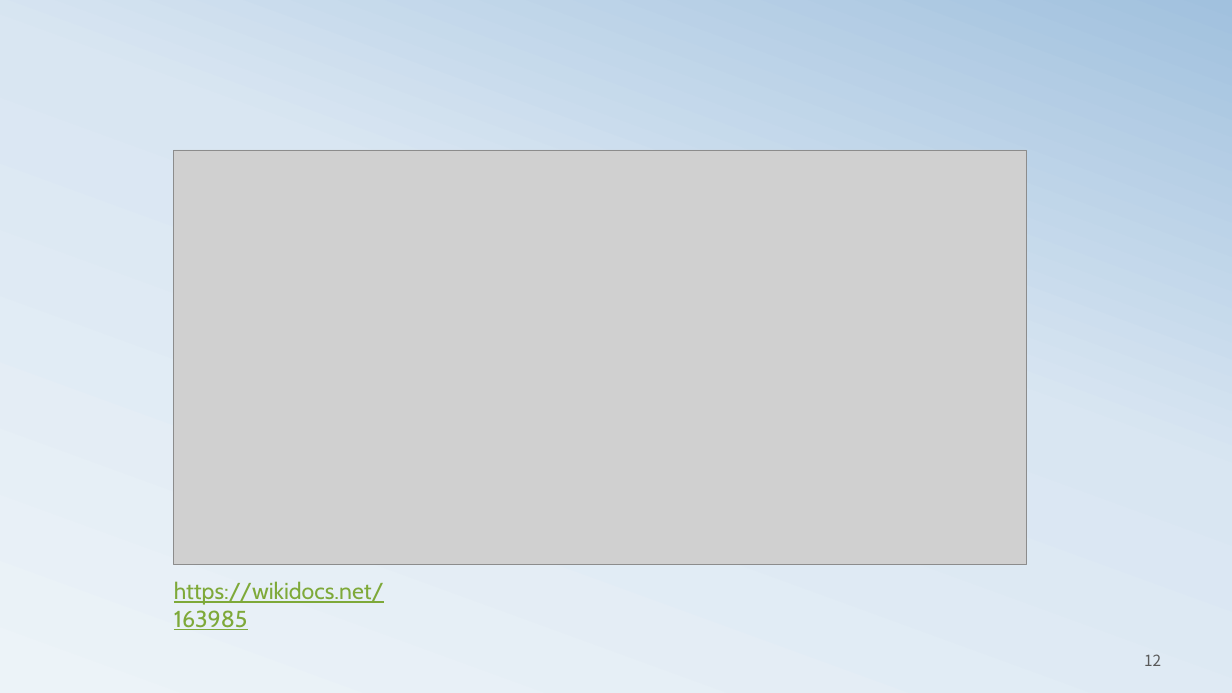
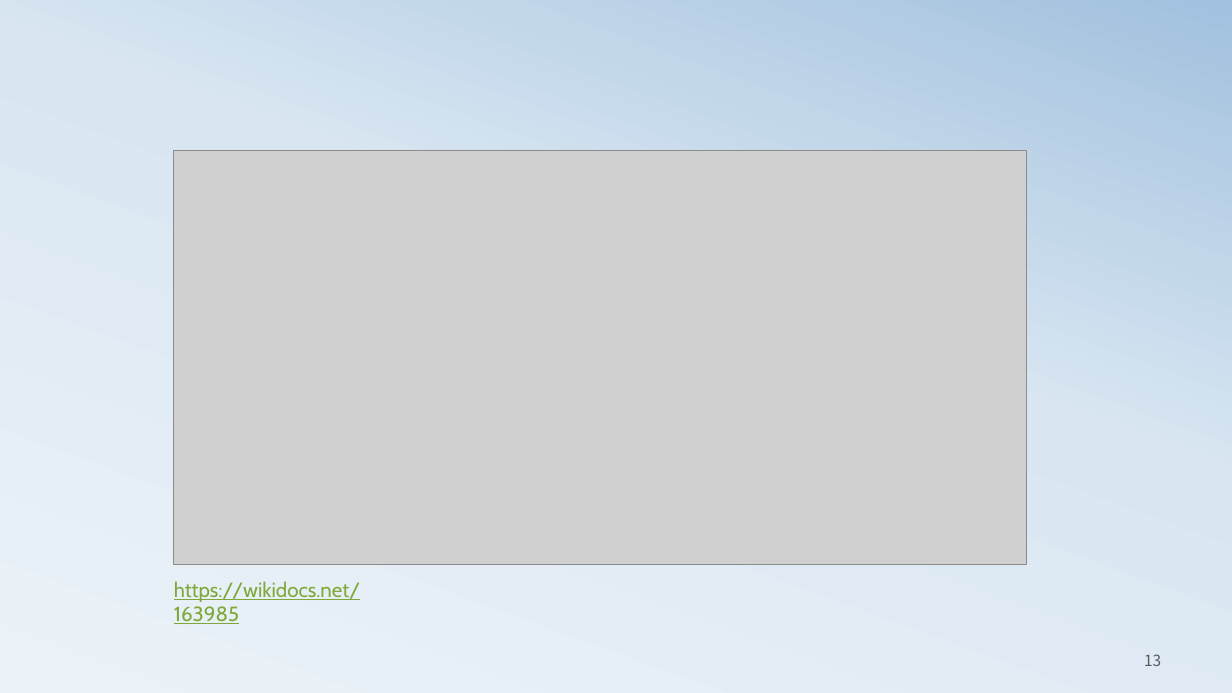
Before and after one commit to ancestor9/mathematics-for-machine-learning, a slide deck: slide 13 of 4_Estimation.pptx (slide 12 before the commit). Drawn at 1232x693 pixels with LibreOffice and Linux fonts; fonts in the diff are those of the drawing; grey boxes stand for pictures. Boxes give left, top, right and bottom in pixels: in the first picture for what was removed or moved away, otherwise in the second. Text is boxed around its words. In the diff, an @@ line names an element or a change of style, - is before the commit and + after.

```diff
--- a/4_Estimation.pptx
+++ b/4_Estimation.pptx
@@ text "https://wikidocs.net/163985" at (x1=174, y1=581, x2=360, y2=624): size 18 to 16 pt @@
@@ page number at (x1=1144, y1=654, x2=1161, y2=666): text changed @@
-12
+13
```
Also in this commit, not shown: 8 other slides changed, 11 slides added, 7 slides removed.
